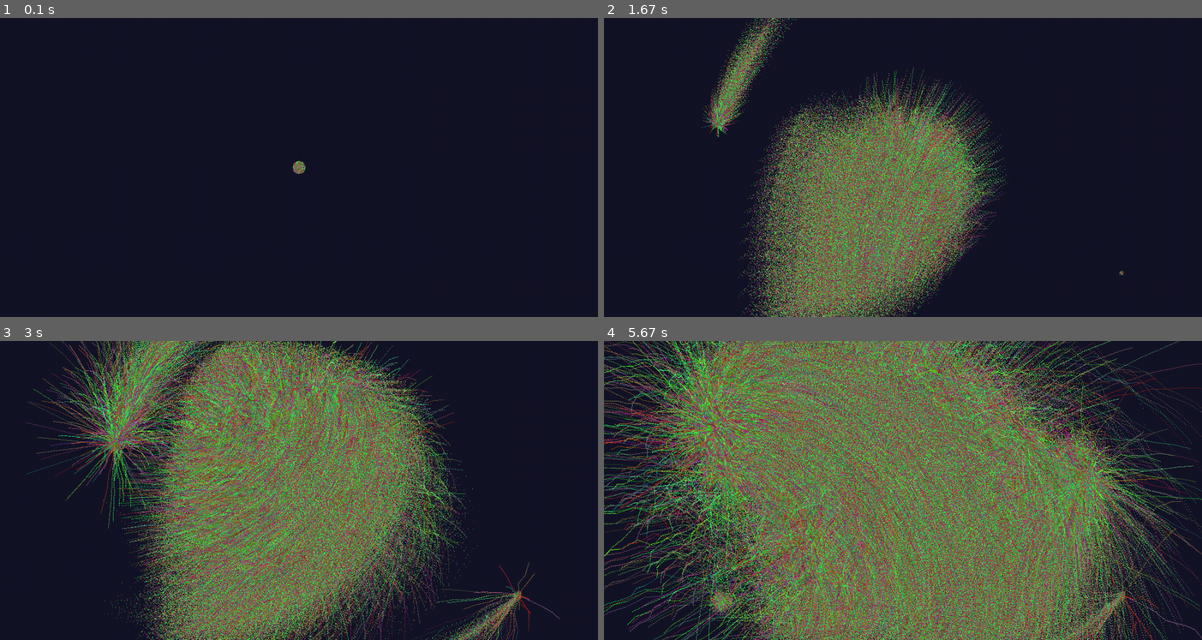
Above: before the commit, frames 1-4 (two rows, left to right).
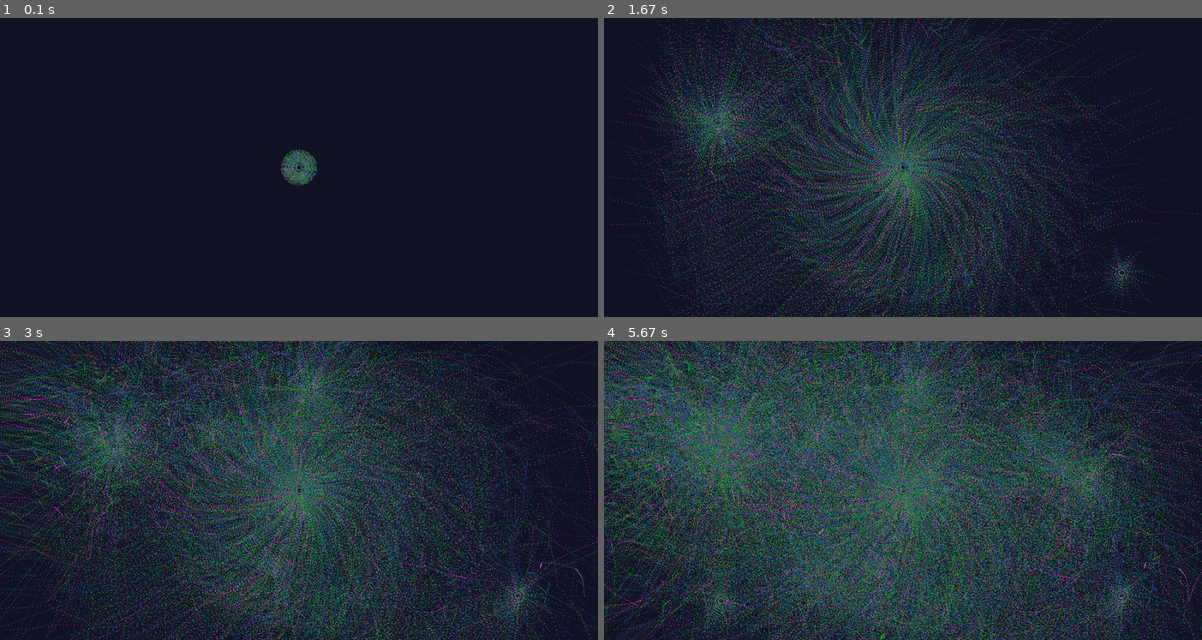
Above: after the commit, the same moments.

Repository: Megabibite/pygames_plays
Game: pygame game, started from trees/tree3.py
Two runs of this game, one before a commit and one after it. Both use one fixed random seed, a clock stepped at 60 frames per second and the inputs below.
Inputs (mouse positions are in pixels of both pictures, inside the frame that each line leads up to):
- Up to frame 1 (0.1 s): no input
- Up to frame 2 (1.67 s): click (879, 179) at 0.38 s; click (903, 185) at 0.72 s; click (717, 122) at 1.05 s; click (1124, 272) at 1.38 s
- Up to frame 3 (3 s): click (310, 388) at 1.72 s; click (269, 568) at 2.05 s; click (281, 439) at 2.38 s; click (215, 427) at 2.72 s
- Up to frame 4 (5.67 s): click (1058, 463) at 3.05 s; click (1088, 484) at 3.38 s; click (1028, 436) at 3.72 s; click (729, 430) at 4.05 s; click (926, 478) at 4.38 s; click (729, 472) at 4.72 s; click (813, 577) at 5.05 s; click (723, 601) at 5.38 s

The runs differ from the first frame. In frame 1, 0.5% of the frame differs, in the area x 47-53%, y 44-56%; in frame 2, 39%; in frame 3, 61%; in frame 4, 83%, in the area x 0-100%, y 0-100%.

Commit message:
better...

Diff:
--- a/trees/tree2.py
+++ b/trees/tree2.py
@@ -16,7 +16,7 @@
 
 
 def init_star():
-    "creates new star values"      n
+    "creates new star values"
     dir = random.randrange(100000)
     velmult = random.random()*.06+.04
     rotspeed= (random.random()*0.001)
--- a/trees/tree3.py
+++ b/trees/tree3.py
@@ -7,17 +7,20 @@
 
 
 import random, math, pygame
+import numpy as np
 from pygame.locals import *
 
 #constants
 WINSIZE = [1000, 500]
 WINCENTER = [WINSIZE[0]/2.0, WINSIZE[1]/2.0]
-NUMSTARS = 15000
+NUMSTARS = 1500
 
 def green():
-    return 20+random.randint(0,100),100+random.randint(0,150),20+random.randint(0,100)
+    return 12+random.randint(0,50),50+random.randint(0,150),20+random.randint(0,50)
 def blue():
-    return 100+random.randint(0,100),20+random.randint(0,100),10+random.randint(0,150)
+    return 20+random.randint(0,50),60+random.randint(0,50),50+random.randint(0,150)
+def red():
+    return 255,20+random.randint(0,100),100+random.randint(0,150)
 
 def init_star_factory():
     colorrot=0
@@ -25,15 +28,18 @@
         "creates new star values"
         nonlocal colorrot
         dir = random.randrange(100000)
-        velmult = random.random()*2+.04
+        velmult = random.random()*2+4
         rotspeed= (random.random()*0.0001)
         vel = [math.sin(dir) * velmult, math.cos(dir) * velmult,rotspeed]
-        if colorrot%2==0:
+        z=random.randrange(NUMSTARS)
+        if colorrot%100<45:
             color=green()
+        elif colorrot%100<90:
+            color=blue()
         else:
-            color=blue()
+            color=red()
         colorrot+=1
-        return vel, WINCENTER[:],color
+        return vel, WINCENTER[:],color,z
     return init_star
 
 
@@ -42,34 +48,30 @@
     stars = []
     for x in range(NUMSTARS):
         star = init_star()
-        vel, pos,color = star
-        steps = random.randint(0, WINCENTER[0])
-        steps=1
-        pos[0] = pos[0]
-        pos[1] = pos[1]
         #vel[0] = vel[0] * (steps * .09)
         #vel[1] = vel[1] * (steps * .09)
         stars.append(star)
     return stars
 
 
-def draw_stars(surface, stars, color):
+def draw_stars(surface, zsurf,stars, color):
     "used to draw (and clear) the stars"
-    for vel, pos,color in stars:
+    for vel, pos,color,z in stars:
         pos = (int(pos[0]), int(pos[1]))
-        surface.set_at(pos, color)
-
+        if z>zsurf[pos]:
+            surface.set_at(pos, color)
+            zsurf[pos]=z
 
 def move_stars(stars,init_star):
     "animate the star values"
-    for vel, pos, color in stars:
+    for vel, pos, color,z in stars:
         r=math.sqrt(pos[0]*pos[0]+pos[1]*pos[1])
         pos[0] = -(pos[1]-WINCENTER[1])*vel[2]*r+pos[0]
         pos[1] = (pos[0]-WINCENTER[0])*vel[2]*r+pos[1]
         pos[0] = pos[0] + vel[0]
         pos[1] = pos[1] + vel[1]
         if not 0 <= pos[0] <= WINSIZE[0] or not 0 <= pos[1] <= WINSIZE[1]:
-            vel[:], pos[:],color = init_star()
+            vel[:], pos[:],color,z = init_star()
         else:
             vel[0] = vel[0] * 1
             vel[1] = vel[1] * 1
@@ -85,6 +87,7 @@
     #initialize and prepare screen
     pygame.init()
     screen = pygame.display.set_mode(WINSIZE)
+    zsurf=np.zeros(WINSIZE)
     pygame.display.set_caption('pygame Stars Example')
     white = 255, 240, 200
     black = 20, 20, 40
@@ -100,7 +103,7 @@
         #screen.fill(black)
         #draw_stars(screen, stars, black)
         move_stars(stars,init_star)
-        draw_stars(screen, stars, white)
+        draw_stars(screen, zsurf,stars, white)
         # move_stars(stars)
         # draw_stars(screen, stars, white)
         # move_stars(stars)
Not shown, changed: trees/create_conda_env.bat
